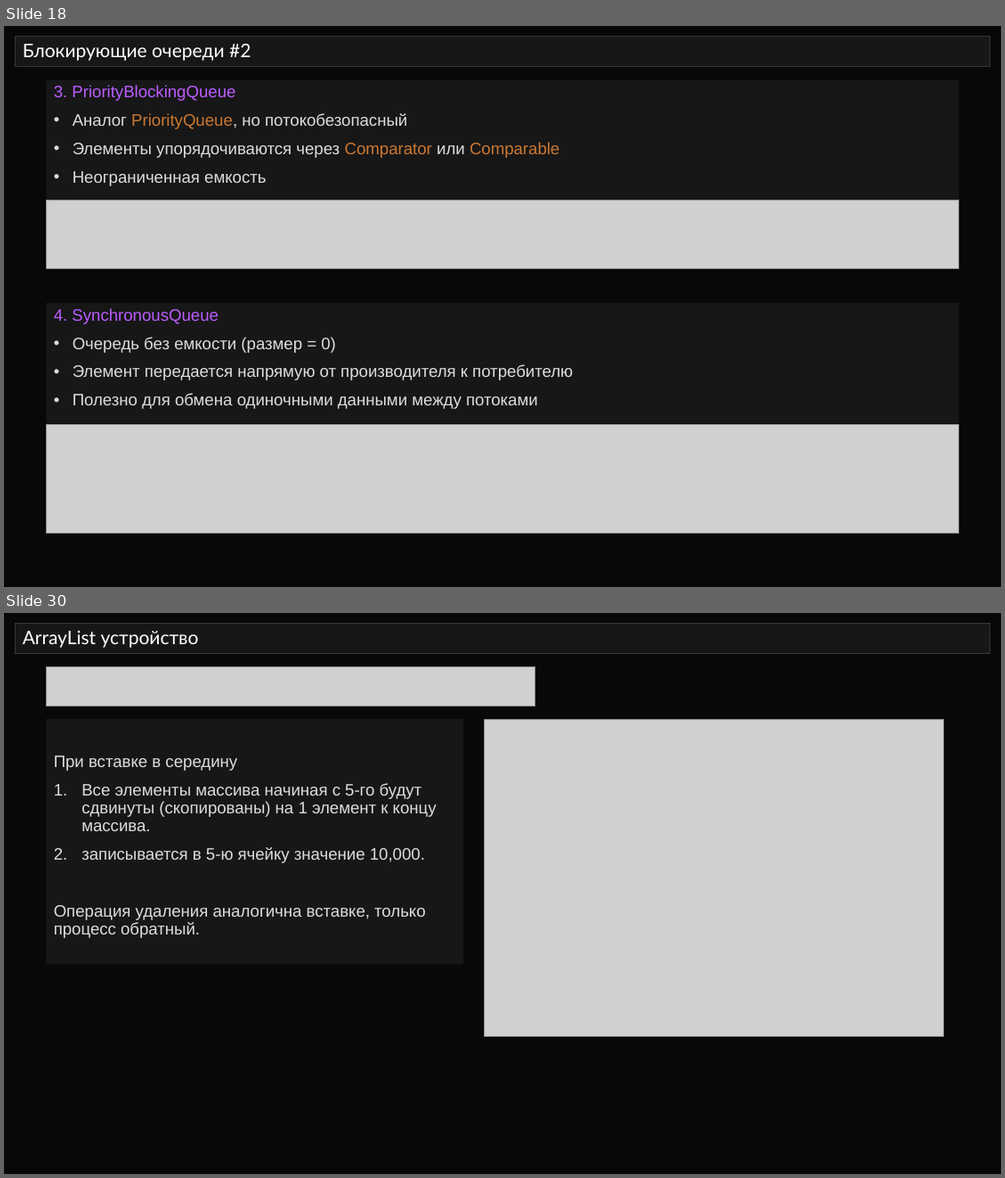
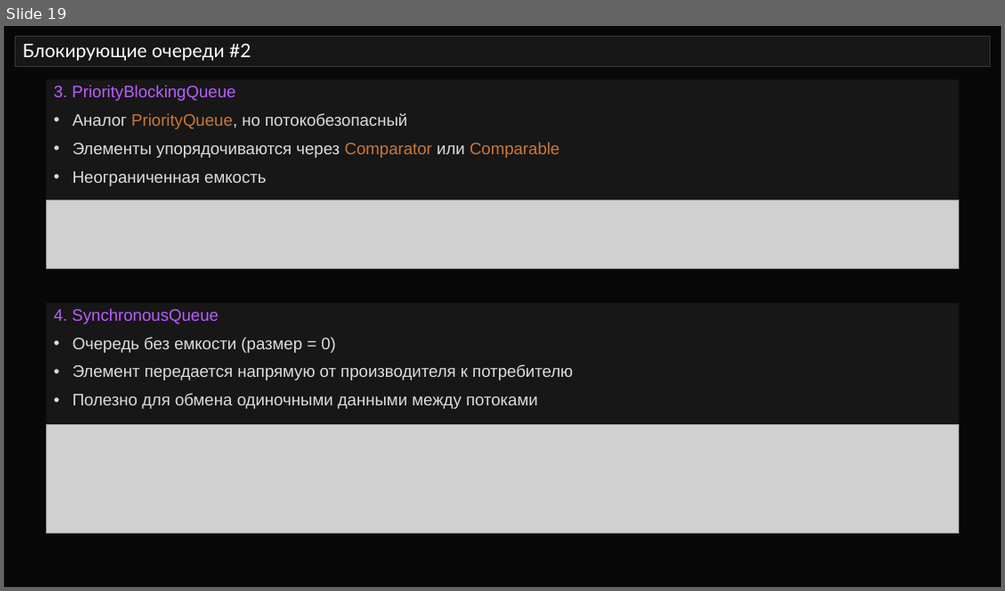
Before and after one commit to semusv/SIB_Concurrent, a slide deck: Concurrent_v1.pptx. Shown one above the other, each under a label of ours: slides 18 and 30 before the commit, slide 19 after it; the slides between them are not shown. The pictures are 1005x1178 and 1005x591 pixels, drawn with LibreOffice and Linux fonts; fonts in the diff are those of the drawing; grey boxes stand for pictures. Boxes give left, top, right and bottom in pixels: in the first picture for what was removed or moved away, otherwise in the second. Text is boxed around its words. In the diff, an @@ line names an element or a change of style, - is before the commit and + after.

```diff
--- a/Concurrent_v1.pptx
+++ b/Concurrent_v1.pptx
@@ slide 30 removed at box(4, 613, 1001, 1174), background #080808 @@
@@ title removed at box(16, 624, 990, 653) @@
-ArrayList устройство
@@ picture removed at box(46, 666, 535, 706) @@
@@ text removed at box(46, 719, 463, 965) @@
-При вставке в середину
-1. Все элементы массива начиная с 5-го будут сдвинуты (скопированы) на 1 элемент к концу массива.
-2. записывается в 5-ю ячейку значение 10,000.
-Операция удаления аналогична вставке, только процесс обратный.
@@ picture removed at box(484, 719, 944, 1037) @@
@@ what was slide 18 is now slide 19 @@
```
Also in this commit, not shown: 2 slides changed, 7 slides added, 32 other slides removed, 6 other files.
